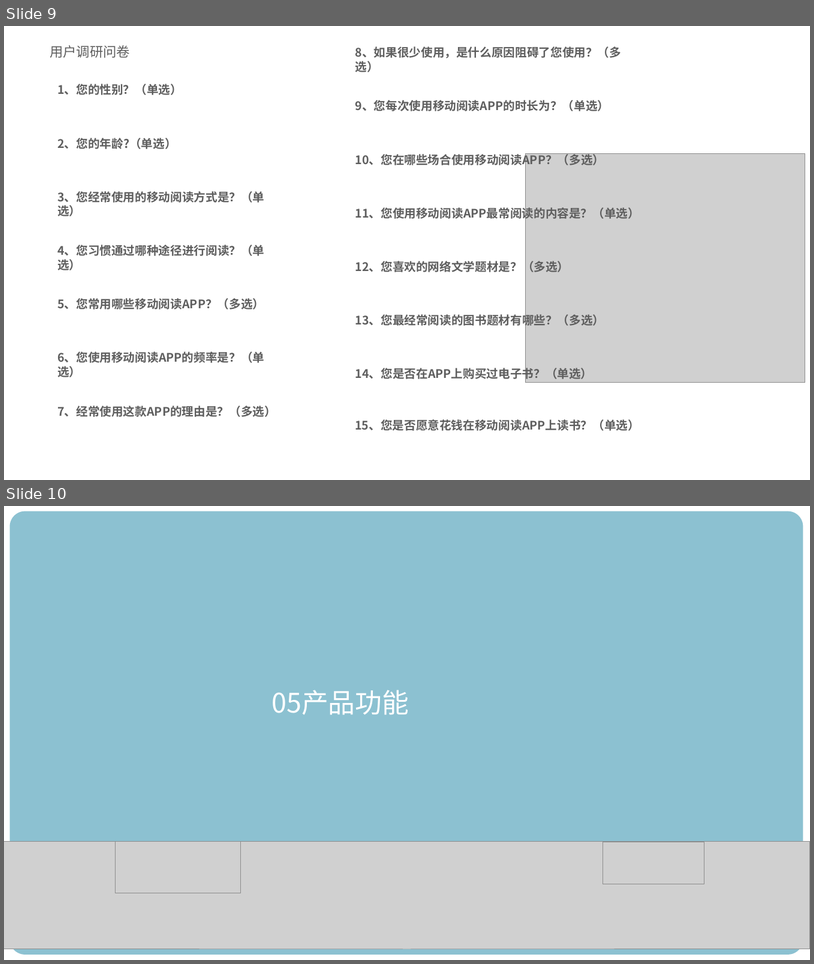
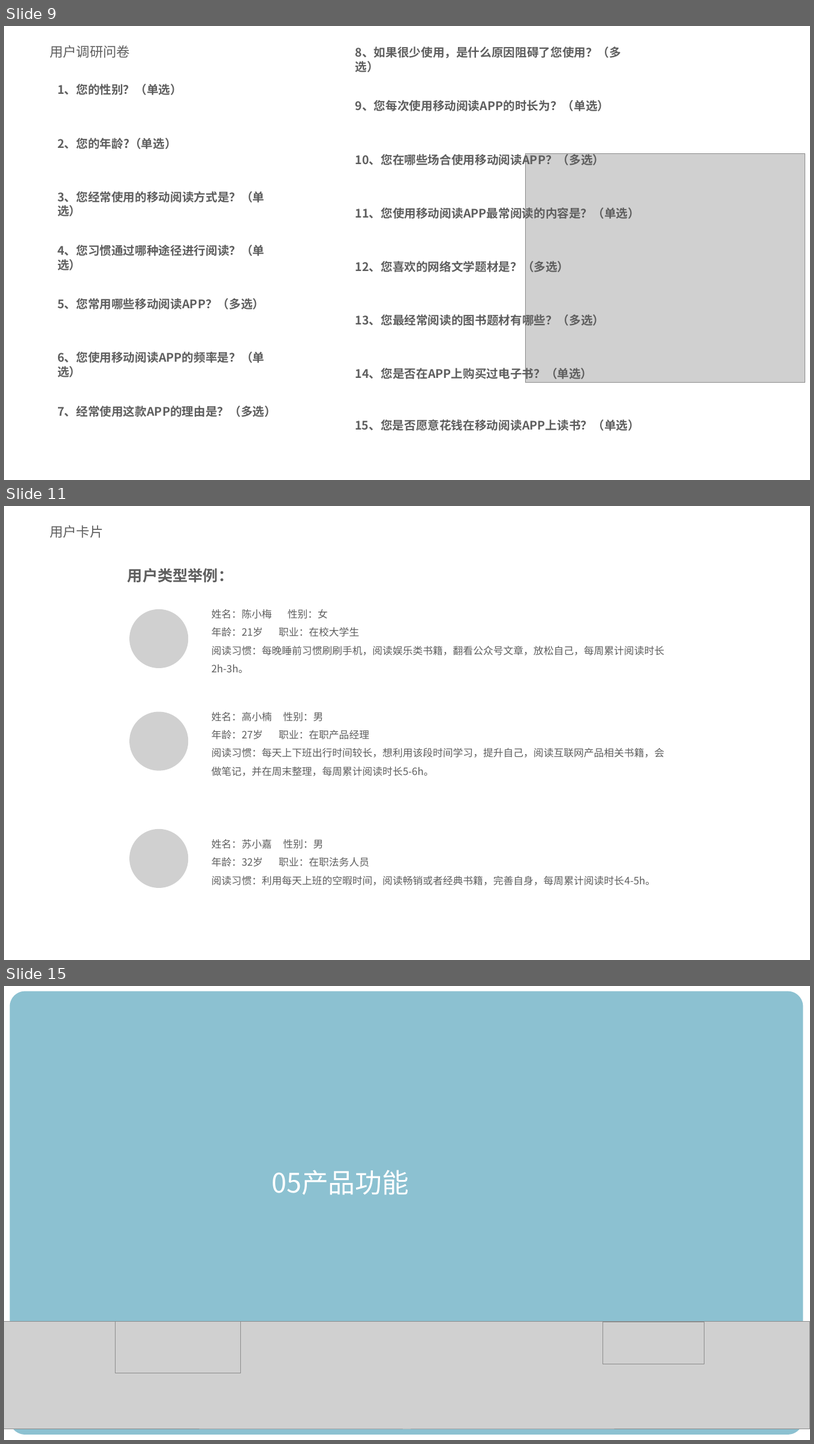
Before and after one commit to OldPigpig/RJwork, a slide deck: 随心阅PPT.pptx. Shown one above the other, each under a label of ours: slides 9 and 10 before the commit, slides 9, 11 and 15 after it; the slides between them are not shown. The pictures are 814x964 and 814x1444 pixels, drawn with LibreOffice and Linux fonts; fonts in the diff are those of the drawing; grey boxes stand for pictures; background and template pictures are left out. Boxes give left, top, right and bottom in pixels: in the first picture for what was removed or moved away, otherwise in the second. Text is boxed around its words. In the diff, an @@ line names an element or a change of style, - is before the commit and + after.

```diff
--- a/随心阅PPT.pptx
+++ b/随心阅PPT.pptx
@@ slide 11 added at box(4, 506, 810, 960), background picture (left out) @@
@@ text added at box(50, 525, 103, 538), 16 pt, text #5E5E5E @@
+用户卡片
@@ text added at box(128, 568, 233, 582), 18 pt, text #5E5E5E, bold @@
+用户类型举例：
@@ picture added at box(130, 609, 189, 668) @@
@@ text added at box(212, 609, 665, 673), 12 pt, text #5E5E5E @@
+姓名：陈小梅 性别：女
+年龄：21岁 职业：在校大学生
+阅读习惯：每晚睡前习惯刷刷手机，阅读娱乐类书籍，翻看公众号文章，放松自己，每周累计阅读时长2h-3h。
@@ picture added at box(130, 712, 189, 771) @@
@@ text added at box(212, 712, 665, 776), 12 pt, text #5E5E5E @@
+姓名：高小楠 性别：男
+年龄：27岁 职业：在职产品经理
+阅读习惯：每天上下班出行时间较长，想利用该段时间学习，提升自己，阅读互联网产品相关书籍，会做笔记，并在周末整理，每周累计阅读时长5-6h。
@@ picture added at box(130, 829, 189, 888) @@
@@ text added at box(212, 839, 656, 885), 12 pt, text #5E5E5E @@
+姓名：苏小嘉 性别：男
+年龄：32岁 职业：在职法务人员
+阅读习惯：利用每天上班的空暇时间，阅读畅销或者经典书籍，完善自身，每周累计阅读时长4-5h。
@@ what was slide 10 is now slide 15 @@
```
Also in this commit, not shown: 7 other slides added, 4 other files.
